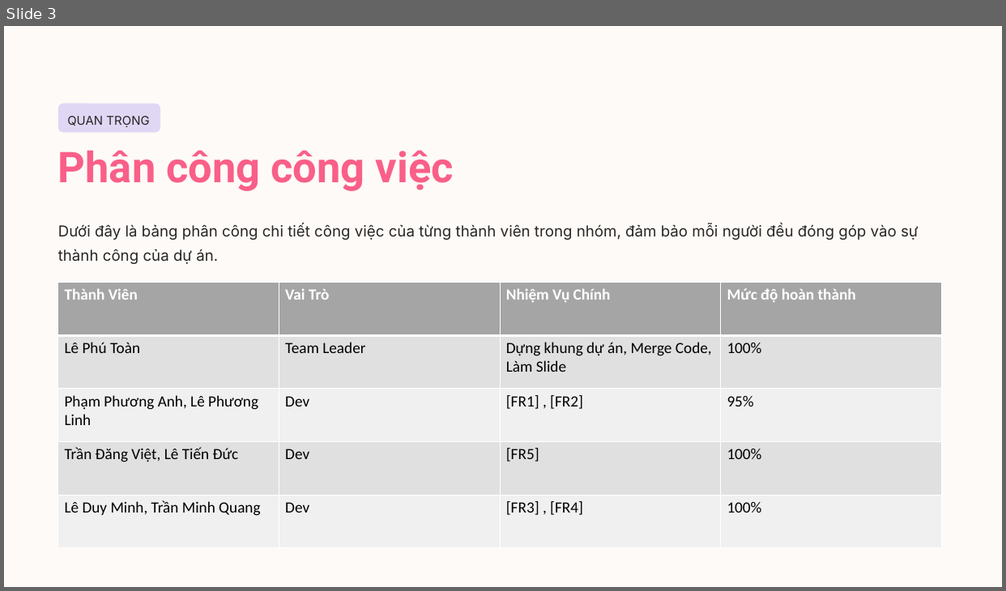
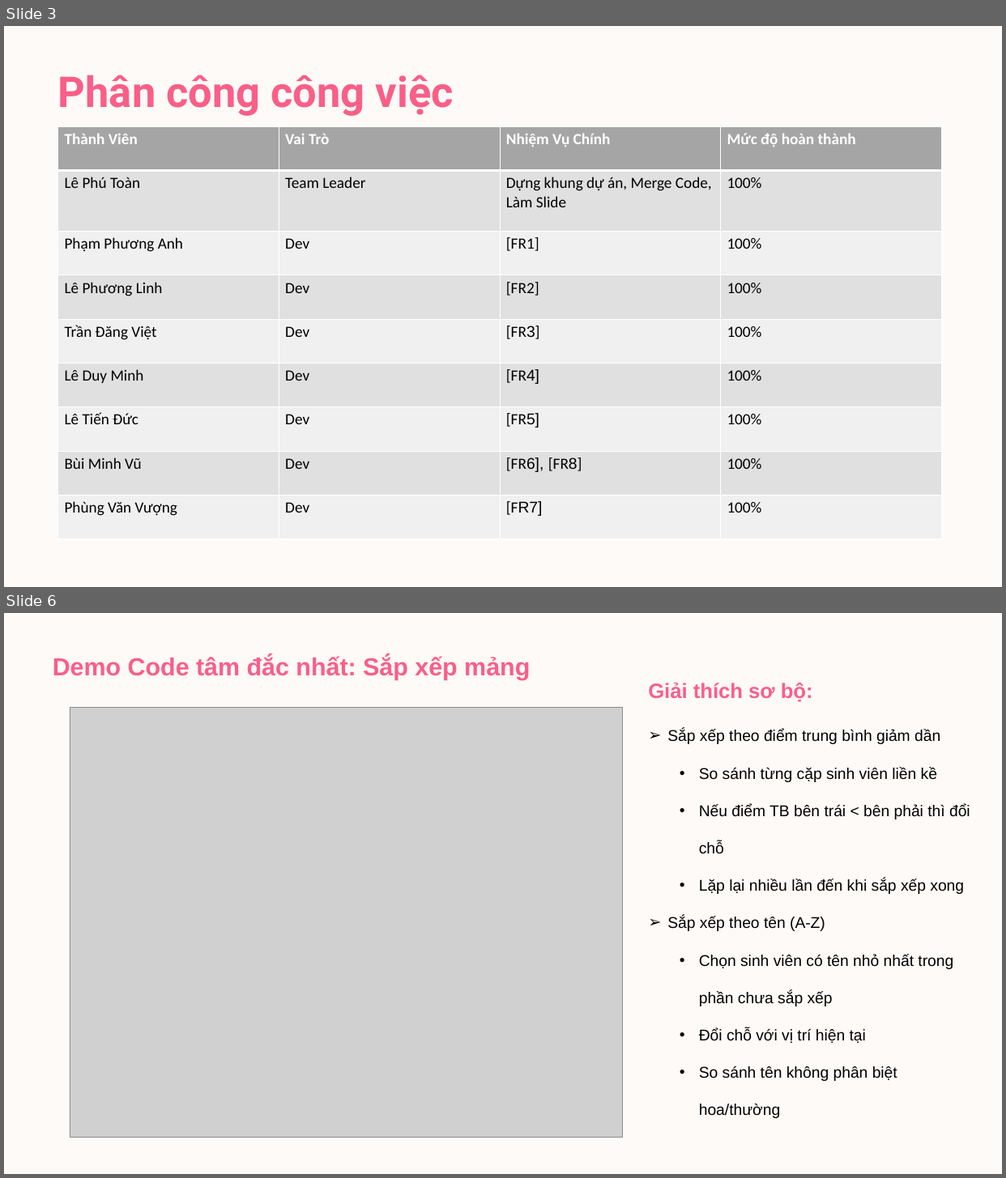
Before and after one commit to letoan0902/Java_Fundamental, a slide deck: BAO-CAO-MINI-PROJECT-SESSION-05-JAVA-CORE.pptx. Shown one above the other, each under a label of ours: slide 3 before the commit, slides 3 and 6 after it; the slides between them are not shown. The pictures are 1006x591 and 1006x1178 pixels, drawn with LibreOffice and Linux fonts; fonts in the diff are those of the drawing; grey boxes stand for pictures; background and template pictures are left out. Boxes give left, top, right and bottom in pixels: in the first picture for what was removed or moved away, otherwise in the second. Text is boxed around its words. In the diff, an @@ line names an element or a change of style, - is before the commit and + after.

```diff
--- a/BAO-CAO-MINI-PROJECT-SESSION-05-JAVA-CORE.pptx
+++ b/BAO-CAO-MINI-PROJECT-SESSION-05-JAVA-CORE.pptx
@@ slide 6 added at (4,613,1002,1174), background #FFFFFF; not listed: 1 template element that a slide beside it also shows @@
@@ text added at (53,656,530,680), 28.5 pt, text #F95F88, bold @@
+Demo Code tâm đắc nhất: Sắp xếp mảng
@@ text added at (648,683,813,702), 24 pt, text #F95F88, bold @@
+Giải thích sơ bộ:
@@ picture added at (70,707,623,1138) @@
@@ text added at (667,729,970,1118), 18 pt, text #000000 @@
+➢ Sắp xếp theo điểm trung bình giảm dần
+  • So sánh từng cặp sinh viên liền kề
+  • Nếu điểm TB bên trái < bên phải thì đổi chỗ
+  • Lặp lại nhiều lần đến khi sắp xếp xong
+➢ Sắp xếp theo tên (A-Z)
+  • Chọn sinh viên có tên nhỏ nhất trong phần chưa sắp xếp
+  • Đổi chỗ với vị trí hiện tại
+  • So sánh tên không phân biệt hoa/thường
@@ slide 3 changed as well @@
@@ text "Phân công công việc": place and size @@
-text "Phân công công việc" at (58,150,454,191)
+text "Phân công công việc" at (58,75,454,116)
@@ rounded rectangle removed at (58,103,160,133) @@
@@ text removed at (67,116,149,127) @@
-QUAN TRỌNG
@@ table at (58,126,941,539) @@
-row 3: Phạm Phương Anh, Lê Phương Linh | Dev | [FR1] , [FR2] | 95%
-row 4: Trần Đăng Việt, Lê Tiến Đức | Dev | [FR5] | 100%
-row 5: Lê Duy Minh, Trần Minh Quang | Dev | [FR3] , [FR4] | 100%
+row 3: Phạm Phương Anh | Dev | [FR1] | 100%
+row 4: Lê Phương Linh | Dev | [FR2] | 100%
+row 5: Trần Đăng Việt | Dev | [FR3] | 100%
+row 6: Lê Duy Minh | Dev | [FR4] | 100%
+row 7: Lê Tiến Đức | Dev | [FR5] | 100%
+row 8: Bùi Minh Vũ | Dev | [FR6], [FR8] | 100%
+row 9: Phùng Văn Vượng | Dev | [FR7] | 100%
@@ table: place and size @@
-table at (58,282,941,548)
+table at (58,126,941,539)
@@ text removed at (58,224,918,264) @@
-Dưới đây là bảng phân công chi tiết công việc của từng thành viên trong nhóm, đảm bảo mỗi người đều đóng góp vào sự thành công của dự án.
```
Also in this commit, not shown: 6 other slides changed, 1 other slide added, 2 slides removed, 5 other files.
